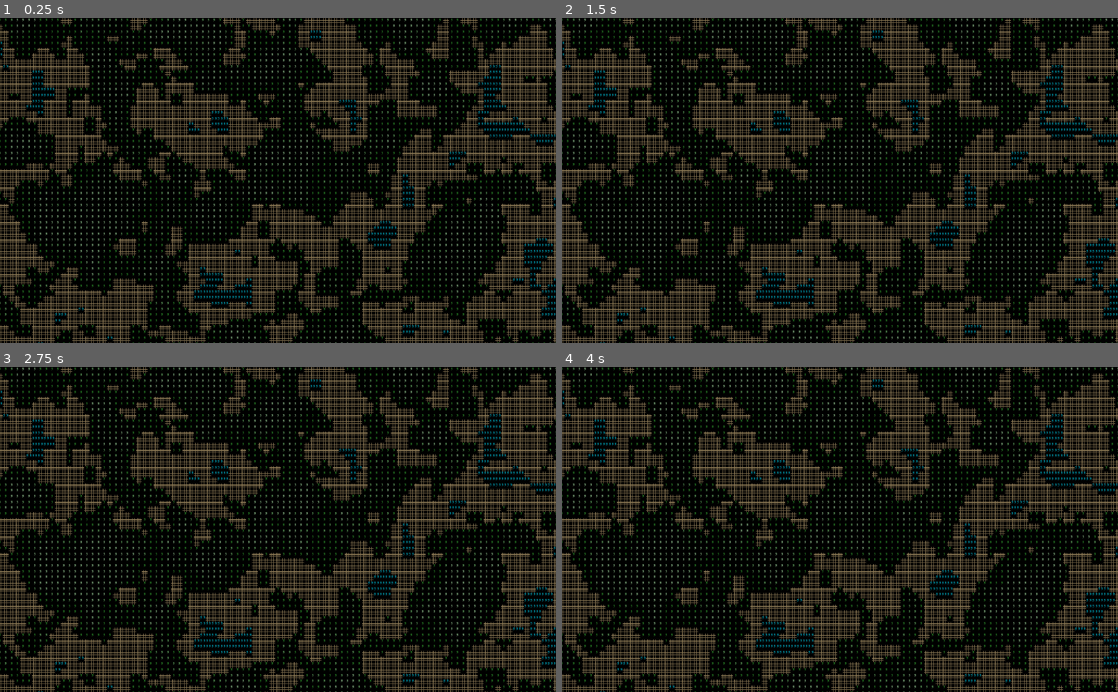
Above: before the commit, frames 1-4 (two rows, left to right).
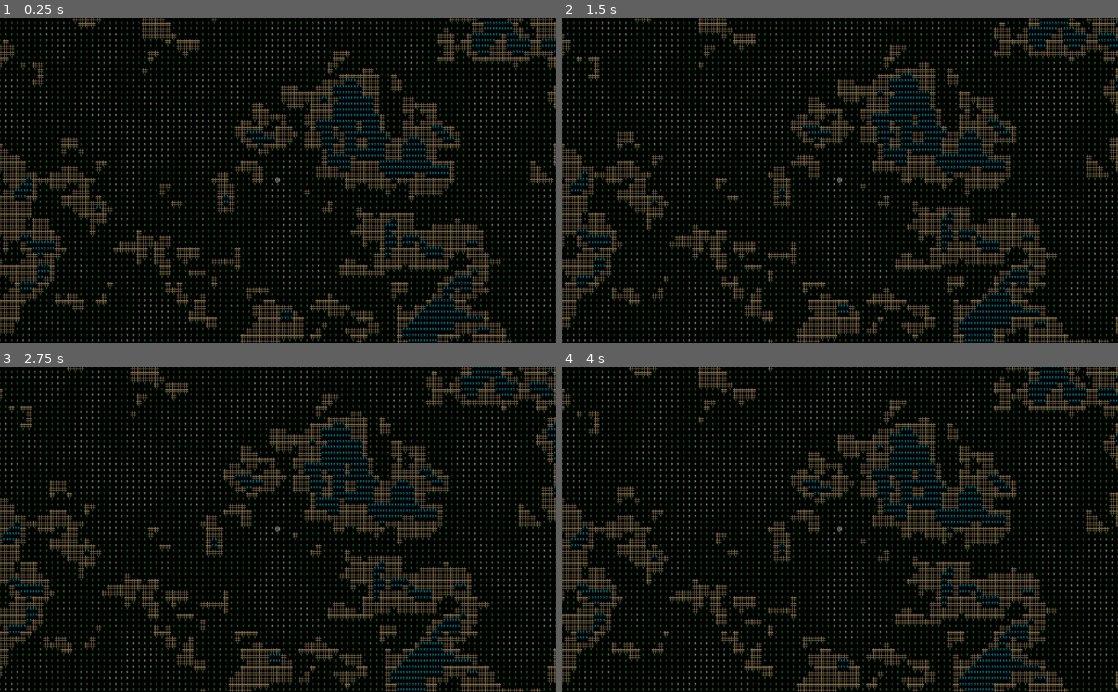
Above: after the commit, the same moments.

Repository: MikkoK189/roguelike
Game: Godot game, scene res://World.tscn
The game is run twice, just before and just after one commit, with the same random seed, the same clock (stepped at 60 frames per second) and the same inputs.
Inputs:
- Up to frame 1 (0.25 s): no input
- Up to frame 2 (1.5 s): tap Enter at 0.5 s; hold Right (ui_right) 0.53-1.28 s; tap Space at 1.25 s; hold Down (ui_down) from 1.28 s (still down)
- Up to frame 3 (2.75 s): tap Enter at 2 s; release Down (ui_down) at 2.03 s; hold Right (ui_right) from 2.03 s (still down)
- Up to frame 4 (4 s): tap Space at 2.75 s; release Right (ui_right) at 2.78 s; hold Up (ui_up) 2.78-3.53 s; tap Enter at 3.5 s; hold Left (ui_left) from 3.53 s (still down)

The runs differ from the first frame. In frame 1, 44% of the frame differs, in the area x 0-100%, y 0-100%; in frame 2, 44%; in frame 3, 44%; in frame 4, 44%.

Commit message:
Added player character.

Diff:
--- /dev/null
+++ b/ChunkLoading/ChunkNode.gd
@@ -0,0 +1,24 @@
+extends Node2D
+
+var chunk_coords = Vector2()
+var chunk_data = []
+var colors #0
+
+func start(_chunk_coords):
+	chunk_coords = _chunk_coords
+	$Coords.text = str(chunk_coords)
+	if WorldSave.loaded_coords.find(_chunk_coords) == -1:
+		color()
+		WorldSave.add_chunk(chunk_coords)
+	else:
+		chunk_data = WorldSave.retrive_data(chunk_coords)
+		modulate = chunk_data[0]
+
+func color():
+	colors = Color(rand_range(0.3, 1), rand_range(0.3, 1), rand_range(0.3, 1))
+	modulate = colors
+	chunk_data.append(colors)
+
+func save():
+	WorldSave.save_chunk(chunk_coords, chunk_data)
+	queue_free()
--- /dev/null
+++ b/ChunkLoading/ChunkNode.tscn
@@ -0,0 +1,17 @@
+[gd_scene load_steps=2 format=2]
+
+[ext_resource path="res://ChunkLoading/ChunkNode.gd" type="Script" id=2]
+
+[node name="ChunkNode" type="Node2D"]
+script = ExtResource( 2 )
+
+[node name="Bruh" type="ColorRect" parent="."]
+rect_min_size = Vector2( 75, 75 )
+__meta__ = {
+"_edit_use_anchors_": false
+}
+
+[node name="Coords" type="Label" parent="."]
+modulate = Color( 0, 0, 0, 1 )
+margin_right = 40.0
+margin_bottom = 14.0
--- /dev/null
+++ b/ChunkLoading/DemoPlayer.gd
@@ -0,0 +1,13 @@
+extends KinematicBody2D
+
+func _physics_process(delta):
+	var velocity = Vector2()
+	if Input.is_action_pressed("ui_left"):
+		velocity.x = -1
+	if Input.is_action_pressed("ui_right"):
+		velocity.x = 1
+	if Input.is_action_pressed("ui_down"):
+		velocity.y = 1
+	if Input.is_action_pressed("ui_up"):
+		velocity.y = -1
+	velocity = move_and_slide(velocity.normalized() * 5000 * delta)
--- /dev/null
+++ b/ChunkLoading/World.gd
@@ -0,0 +1,109 @@
+extends Node2D
+
+#I want each chunk to have a parent node which is going to be the chunknode.
+#It's going to be instanced in everychunk that hasn't been loaded.
+const chunknode = preload("res://ChunkLoading/ChunkNode.tscn")
+
+#References to the player so I can track the location.
+export (NodePath) var player_path
+var player
+
+#The render distance in the max length and bredth of chunks that can be loaded.
+#the chunk size is the size of the chunk obviously.
+#current chunk stores the current chunk the player is in.
+export (int) var render_distance = 3
+export (float) var chunk_size = 80
+var current_chunk = Vector2()
+var previous_chunk = Vector2()
+var chunk_loaded = false
+
+#revolution distance is the distance at which the player must move on the axis in chunk coords
+#in order for one revolution to be achived.
+export (bool) var circumnavigation = false
+export (float) var revolution_distance = 8
+
+onready var active_coord = []
+onready var active_chunks = []
+
+#In the ready func the world script checks if the chunks within the render distance have been loaded
+#and if not then they are loaded
+func _ready():
+	player = get_node(player_path)
+	current_chunk = _get_player_chunk(player.global_position)
+	load_chunk()
+
+#Checks if the player is in a new chunk every frame
+func _process(_delta):
+	current_chunk = _get_player_chunk(player.global_position)
+	if previous_chunk != current_chunk:
+		if !chunk_loaded:
+			load_chunk()
+	else:
+		chunk_loaded = false
+	previous_chunk = current_chunk
+
+#This converts the players position to it's chunk coordinates
+#subtracting one from the range lerp just makes sure that the chunk is actually changed when it's on
+# the negative side.
+func _get_player_chunk(pos):
+	var chunk_pos = Vector2()
+	chunk_pos.y = int(pos.y/chunk_size)
+	chunk_pos.x = int(pos.x/chunk_size)
+	if pos.x < 0:
+		chunk_pos.x -= 1
+	if pos.y < 0:
+		chunk_pos.y -= 1
+	return chunk_pos
+
+#The render bound in the rect width of the render distance. ie render distance of 2
+#will be multiplied by 2 to make it 4 the +1 which makes it 5, 5 chunks on the x and y axis with
+#a render distance of 2
+func load_chunk():
+	var render_bounds = (float(render_distance)*2.0)+1.0
+	var loading_coord = []
+	#if x = 0, then x+1 = 1
+	#if render_bounds = 5 (render distance = 2) then 5/2 = 2.5, (round(2.5)) = 3
+	#then 1 - 3 = -2 which is the x coord in the chunk space, this same principle is used
+	#for the y axis as well.
+	for x in range(render_bounds):
+		for y in range(render_bounds):
+			var _x  = (x+1) - (round(render_bounds/2.0)) + current_chunk.x
+			var _y  = (y+1) - (round(render_bounds/2.0)) + current_chunk.y
+
+			var chunk_coords = Vector2(_x, _y)
+			#the chunk key is the key the chunk will use to retreive data from the world save
+			#it depends on the no of revolutions and the chunk coords
+			var chunk_key = _get_chunk_key(chunk_coords)
+			loading_coord.append(chunk_coords)
+			#loading chunks stores the coords that are in the new render chunk
+			#this if statement makes sure that only the coords that are not already active are loaded
+			if active_coord.find(chunk_coords) == -1:
+				var chunk = chunknode.instance()
+				chunk.position = chunk_coords * chunk_size
+				active_chunks.append(chunk)
+				active_coord.append(chunk_coords)
+				chunk.start(chunk_key)
+				add_child(chunk)
+	#deleting the chunks just makes an array of chunks that are in active chunks and not in the
+	#chunks that are being loaded (loading coords), deleting chunks then deletes them from
+	#both the active chunk and coords array
+	var deleting_chunks = []
+	for x in active_coord:
+		if loading_coord.find(x) == -1:
+			deleting_chunks.append(x)
+	for x in deleting_chunks:
+		var index = active_coord.find(x)
+		active_chunks[index].save()
+		active_chunks.remove(index)
+		active_coord.remove(index)
+
+	chunk_loaded = true
+
+#this converts the chunks coords to it's key....
+#this is for the circumanigation thing
+func _get_chunk_key(coords : Vector2):
+	var key = coords
+	if !circumnavigation:
+		return key
+	key.x = wrapf(coords.x, -revolution_distance, revolution_distance+1)
+	return key
--- /dev/null
+++ b/ChunkLoading/World.tscn
@@ -0,0 +1,24 @@
+[gd_scene load_steps=4 format=2]
+
+[ext_resource path="res://ChunkLoading/World.gd" type="Script" id=1]
+[ext_resource path="res://ChunkLoading/DemoPlayer.gd" type="Script" id=2]
+
+[sub_resource type="RectangleShape2D" id=1]
+extents = Vector2( 20.9767, 19.8685 )
+
+[node name="World" type="Node2D"]
+script = ExtResource( 1 )
+player_path = NodePath("Player")
+render_distance = 1
+
+[node name="Player" type="KinematicBody2D" parent="."]
+position = Vector2( 440.023, 247.69 )
+z_index = 1
+script = ExtResource( 2 )
+
+[node name="Box" type="CollisionShape2D" parent="Player"]
+shape = SubResource( 1 )
+
+[node name="Cam" type="Camera2D" parent="Player"]
+current = true
+smoothing_enabled = true
--- /dev/null
+++ b/ChunkLoading/WorldSave.gd
@@ -0,0 +1,15 @@
+extends Node
+
+var loaded_coords = []
+var data_in_chunk = []
+
+func add_chunk(coords):
+	loaded_coords.append(coords)
+	data_in_chunk.append([])
+
+func save_chunk(coords, data):
+	data_in_chunk[loaded_coords.find(coords)] = data
+
+func retrive_data(coords):
+	var data = data_in_chunk[loaded_coords.find(coords)]
+	return data
--- a/Map.gd
+++ b/Map.gd
@@ -6,6 +6,8 @@
 export var tile_offset_y = 0
 
 export var paths_to_tiles = [""]
+
+onready var tileSample = preload("res://Tile.tscn")
 var tile_textures = []
 
 var tiles = {}
@@ -19,13 +21,14 @@
 		if(tiles.has(Vector2(x, y))):
 			tiles[Vector2(x, y)].queue_free()
 	elif(index >= 0):
-		var sprite = Sprite.new()
+		var sprite = tileSample.instance()
 		sprite.visible = false
 		tiles[Vector2(x, y)] = sprite
 		sprite.texture = tile_textures[index]
 		sprite.position.x = (x * tile_size_x) + tile_offset_x
 		sprite.position.y = (y * tile_size_y) + tile_offset_y
 		sprite.visible = true
+		sprite.id = index
 		add_child(sprite)
 	else:
 		get_tree().quit()
@@ -35,7 +38,7 @@
 		if(tiles.has(Vector2(x, y))):
 			tiles[Vector2(x, y)].queue_free()
 	elif(index >= 0):
-		var sprite = Sprite.new()
+		var sprite = tileSample.instance()
 		sprite.visible = false
 		tiles[Vector2(x, y)] = sprite
 		sprite.texture = tile_textures[index]
@@ -43,6 +46,7 @@
 		sprite.position.y = (y * tile_size_y) + (tile_size_y / 2) + tile_offset_y
 		sprite.modulate = col
 		sprite.visible = true
+		sprite.id = index
 		add_child(sprite)
 	else:
 		get_tree().quit()
@@ -50,3 +54,10 @@
 func set_cell_modulate(x, y, col):
 	if(tiles.has(Vector2(x, y))):
 		tiles[Vector2(x, y)].modulate = col
+
+func get_tile(x, y):
+	if(tiles.has(Vector2(x, y))):
+		return tiles[Vector2(x, y)].id
+
+func get_map_position(pos : Vector2):
+	pass
--- /dev/null
+++ b/Player.gd
@@ -0,0 +1,30 @@
+extends Node2D
+
+onready var map = get_parent().get_node("Map")
+onready var world = get_parent()
+
+func _ready():
+	if(map.get_tile(world.size / 2, world.size / 2) != 0):
+		self.global_position = Vector2(world.size / 2 * 8, world.size / 2 * 8)
+	print(map)
+
+func _process(delta):
+	if Input.is_action_just_pressed("down"):
+		var move_pos = Vector2(0, 1)
+		move(move_pos)
+	if Input.is_action_just_pressed("left"):
+		var move_pos = Vector2(-1, 0)
+		move(move_pos)
+	if Input.is_action_just_pressed("up"):
+		var move_pos = Vector2(0, -1)
+		move(move_pos)
+	if Input.is_action_just_pressed("right"):
+		var move_pos = Vector2(1, 0)
+		move(move_pos)
+
+func move(pos : Vector2):
+	if (map.get_tile((self.global_position.x / 8) + pos.x, (self.global_position.y / 8) + pos.y) != 0):
+		self.global_position += pos * 8
+	else:
+		return
+	pass
--- /dev/null
+++ b/Player.tscn
@@ -0,0 +1,14 @@
+[gd_scene load_steps=3 format=2]
+
+[ext_resource path="res://Sprites/Tiles/tile032.png" type="Texture" id=1]
+[ext_resource path="res://Player.gd" type="Script" id=2]
+
+[node name="Player" type="Node2D"]
+script = ExtResource( 2 )
+
+[node name="Sprite" type="Sprite" parent="."]
+texture = ExtResource( 1 )
+
+[node name="Camera2D" type="Camera2D" parent="."]
+current = true
+zoom = Vector2( 0.75, 0.75 )
--- /dev/null
+++ b/Tile.gd
@@ -0,0 +1,4 @@
+extends Sprite
+
+
+var id
--- /dev/null
+++ b/Tile.tscn
@@ -0,0 +1,6 @@
+[gd_scene load_steps=2 format=2]
+
+[ext_resource path="res://Tile.gd" type="Script" id=1]
+
+[node name="Tile" type="Sprite"]
+script = ExtResource( 1 )
--- a/World.gd
+++ b/World.gd
@@ -4,14 +4,14 @@
 
 const size = 256
 var world = []
-onready var tilemap = $TileMap
-onready var map = $Node2D
+onready var map = $Map
 
 func _ready():
 	noise.octaves = 4
 	noise.period = 20.0
 	noise.persistence = 0.8
 	generate_world(size)
+	print(map.get_tile(150, 150))
 	pass
 
 
@@ -19,12 +19,12 @@
 	for x in size:
 		for y in size:
 			var val = noise.get_noise_2d(x, y)
-			if(val > 0):
+			if(val > -0.1):
 				#tilemap.set_cell(x, y, 1)
 				map.set_cell(x, y, 1)
 				map.set_cell_modulate(x, y, Color("#2D912C"))
 				pass
-			elif(val < 0 && val > -0.3):
+			elif(val < -0.1 && val > -0.3):
 				#tilemap.set_cell(x, y, 0)
 				map.set_cell(x, y, 0)
 				map.set_cell_modulate(x, y, Color("#E1C288"))
--- a/World.tscn
+++ b/World.tscn
@@ -1,54 +1,13 @@
-[gd_scene load_steps=5 format=2]
+[gd_scene load_steps=4 format=2]
 
 [ext_resource path="res://World.gd" type="Script" id=1]
-[ext_resource path="res://tileset.png" type="Texture" id=2]
 [ext_resource path="res://Map.gd" type="Script" id=3]
-
-[sub_resource type="TileSet" id=1]
-0/name = "tileset.png 0"
-0/texture = ExtResource( 2 )
-0/tex_offset = Vector2( 0, 0 )
-0/modulate = Color( 1, 1, 1, 1 )
-0/region = Rect2( 24, 0, 8, 8 )
-0/tile_mode = 0
-0/occluder_offset = Vector2( 0, 0 )
-0/navigation_offset = Vector2( 0, 0 )
-0/shape_offset = Vector2( 0, 0 )
-0/shape_transform = Transform2D( 1, 0, 0, 1, 0, 0 )
-0/shape_one_way = false
-0/shape_one_way_margin = 0.0
-0/shapes = [  ]
-0/z_index = 0
-1/name = "tileset.png 1"
-1/texture = ExtResource( 2 )
-1/tex_offset = Vector2( 0, 0 )
-1/modulate = Color( 1, 1, 1, 1 )
-1/region = Rect2( 96, 0, 8, 8 )
-1/tile_mode = 0
-1/occluder_offset = Vector2( 0, 0 )
-1/navigation_offset = Vector2( 0, 0 )
-1/shape_offset = Vector2( 0, 0 )
-1/shape_transform = Transform2D( 1, 0, 0, 1, 0, 0 )
-1/shape_one_way = false
-1/shape_one_way_margin = 0.0
-1/shapes = [  ]
-1/z_index = 0
+[ext_resource path="res://Player.tscn" type="PackedScene" id=4]
 
 [node name="World" type="Node2D"]
 script = ExtResource( 1 )
 
-[node name="TileMap" type="TileMap" parent="."]
-tile_set = SubResource( 1 )
-cell_size = Vector2( 8, 8 )
-cell_custom_transform = Transform2D( 8, 0, 0, 8, 0, 0 )
-format = 1
-
-[node name="Camera2D" type="Camera2D" parent="."]
-offset = Vector2( 400, 300 )
-current = true
-zoom = Vector2( 0.75, 0.75 )
-
-[node name="Node2D" type="Node2D" parent="."]
+[node name="Map" type="Node2D" parent="."]
 script = ExtResource( 3 )
 tile_size_x = 8
 tile_size_y = 8
@@ -56,3 +15,6 @@
 
 [node name="CanvasModulate" type="CanvasModulate" parent="."]
 color = Color( 0.603922, 0.603922, 0.603922, 1 )
+
+[node name="Player" parent="." instance=ExtResource( 4 )]
+position = Vector2( 440, 312 )
--- a/project.godot
+++ b/project.godot
@@ -13,6 +13,10 @@
 config/name="RL"
 run/main_scene="res://World.tscn"
 config/icon="res://icon.png"
+
+[autoload]
+
+WorldSave="*res://ChunkLoading/WorldSave.gd"
 
 [importer_defaults]
 
@@ -38,6 +42,29 @@
 "svg/scale": 1.0
 }
 
+[input]
+
+up={
+"deadzone": 0.5,
+"events": [ Object(InputEventKey,"resource_local_to_scene":false,"resource_name":"","device":0,"alt":false,"shift":false,"control":false,"meta":false,"command":false,"pressed":false,"scancode":16777232,"physical_scancode":0,"unicode":0,"echo":false,"script":null)
+ ]
+}
+down={
+"deadzone": 0.5,
+"events": [ Object(InputEventKey,"resource_local_to_scene":false,"resource_name":"","device":0,"alt":false,"shift":false,"control":false,"meta":false,"command":false,"pressed":false,"scancode":16777234,"physical_scancode":0,"unicode":0,"echo":false,"script":null)
+ ]
+}
+left={
+"deadzone": 0.5,
+"events": [ Object(InputEventKey,"resource_local_to_scene":false,"resource_name":"","device":0,"alt":false,"shift":false,"control":false,"meta":false,"command":false,"pressed":false,"scancode":16777231,"physical_scancode":0,"unicode":0,"echo":false,"script":null)
+ ]
+}
+right={
+"deadzone": 0.5,
+"events": [ Object(InputEventKey,"resource_local_to_scene":false,"resource_name":"","device":0,"alt":false,"shift":false,"control":false,"meta":false,"command":false,"pressed":false,"scancode":16777233,"physical_scancode":0,"unicode":0,"echo":false,"script":null)
+ ]
+}
+
 [physics]
 
 common/enable_pause_aware_picking=true
